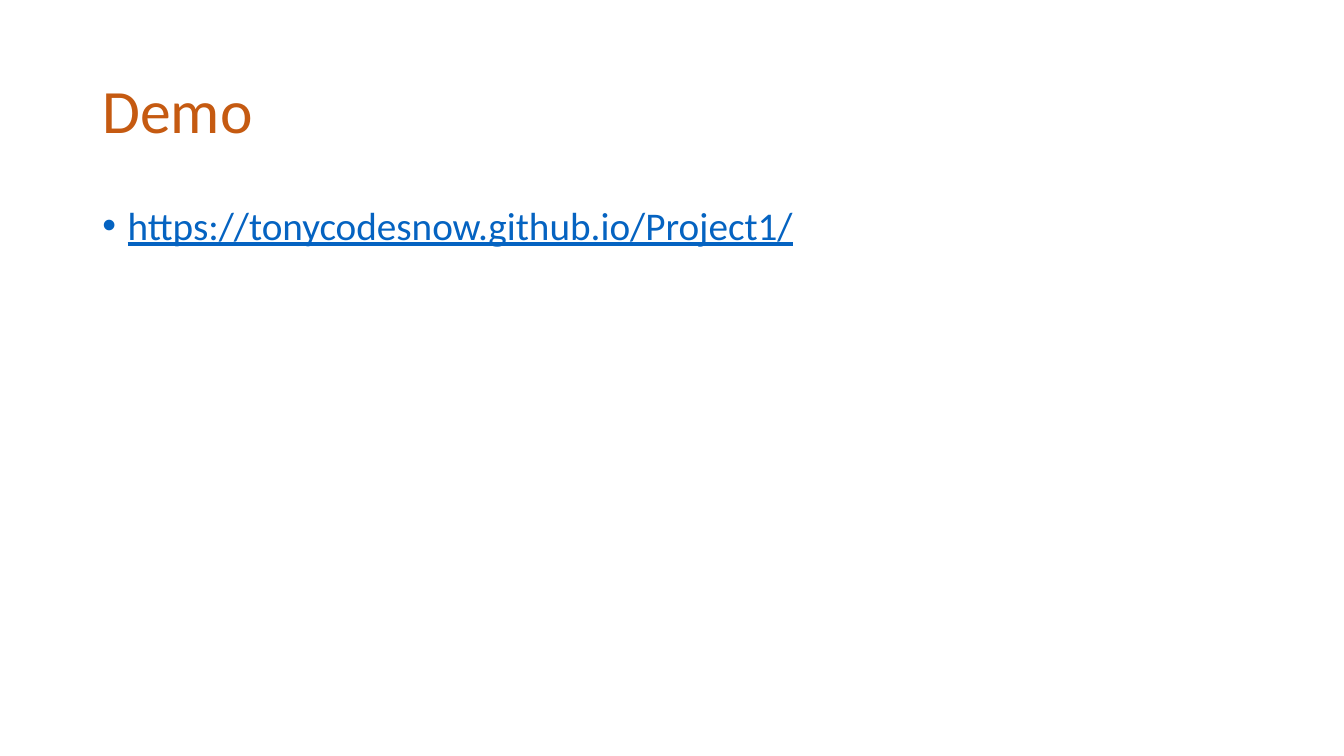
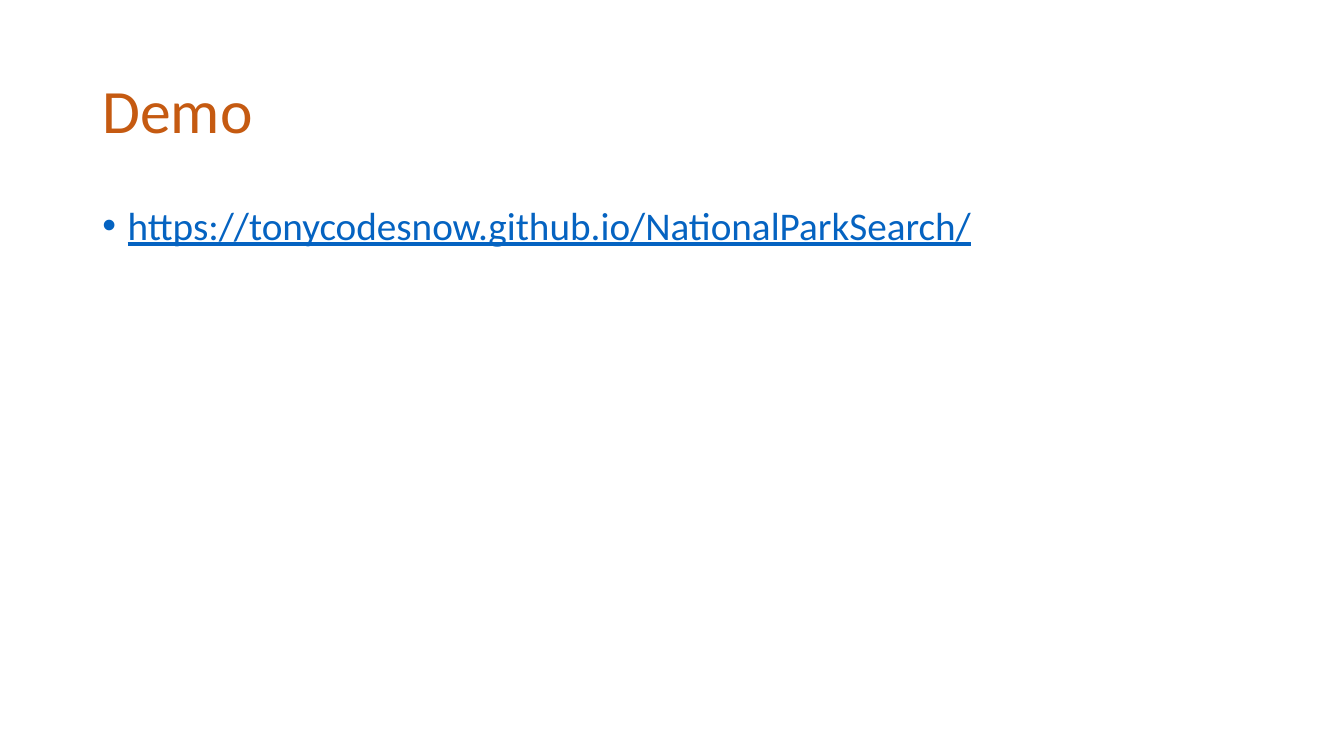
Before and after one commit to Tonycodesnow/NationalParkSearch, a slide deck: slide 6 of Project1.pptx. Drawn at 1344x756 pixels with LibreOffice and Linux fonts; fonts in the diff are those of the drawing. Boxes give left, top, right and bottom in pixels: in the first picture for what was removed or moved away, otherwise in the second. Text is boxed around its words. In the diff, an @@ line names an element or a change of style, - is before the commit and + after.

```diff
--- a/Project1.pptx
+++ b/Project1.pptx
@@ text at (128,212,971,247): text changed @@
-• https://tonycodesnow.github.io/Project1/
+• https://tonycodesnow.github.io/NationalParkSearch/
```
Also in this commit, not shown: 1 other slide changed.
